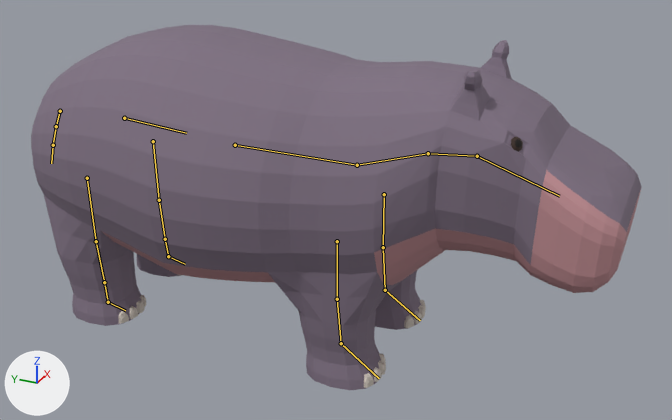
Two versions of the glTF model creatures/experiments/boxmodel/abc/t7x/zoo/hippo/stage4/hippo.glb, one commit apart.
Both versions are drawn from a 50 mm camera at (-4.0, -1.93, 2.73) aimed at (0.03, -0.11, 0.72). Every picture has the same lights, and +X, +Y and +Z are marked at lower left. The first picture is the older version. Both versions are drawn at frame 27 of the action 'attack'; the numbers are the values there. The bones that change, and the others that lie on the model, are drawn over the model as lines.

Objects in the first picture: 'body', 'piece_nails' and 1 more.
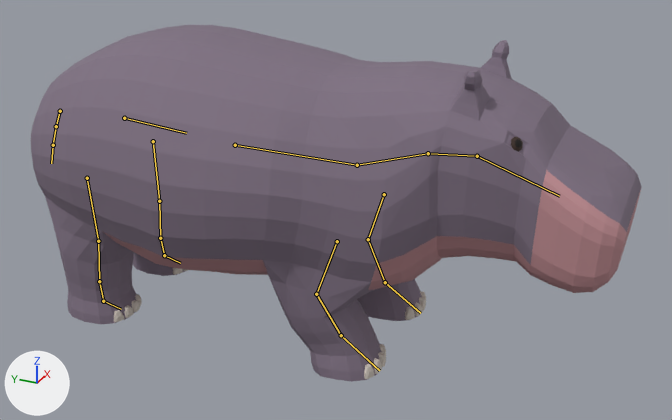
Location of each change, [x1, y1, x2, y2] in pixels of the pictures (672 x 420 px):
'body', posed: before [31, 25, 642, 390]; after [31, 25, 642, 382]
'piece_nails', posed: before [118, 274, 426, 388]; after [114, 268, 426, 379]
bone 'upperarm.L', root to tip: before (384, 194) to (383, 247); after (384, 194) to (368, 239)
bone 'forearm.L', root to tip: before (383, 247) to (385, 290); after (368, 239) to (385, 282)
bone 'hand.L', root to tip: before (385, 290) to (420, 320); after (385, 282) to (420, 313)
bone 'upperarm.R', root to tip: before (337, 241) to (337, 299); after (337, 241) to (316, 294)
bone 'forearm.R', root to tip: before (337, 299) to (341, 343); after (316, 294) to (341, 335)
bone 'hand.R', root to tip: before (341, 343) to (379, 378); after (341, 335) to (379, 370)
bone 'thigh.L', root to tip: before (153, 141) to (159, 200); after (153, 141) to (159, 201)
bone 'shin.L', root to tip: before (159, 200) to (165, 239); after (159, 201) to (160, 238)
bone 'foot.L', root to tip: before (165, 239) to (168, 256); after (160, 238) to (164, 255)
bone 'thigh.R', root to tip: before (87, 178) to (96, 241); after (87, 178) to (98, 241)
bone 'shin.R', root to tip: before (96, 241) to (104, 282); after (98, 241) to (99, 281)
bone 'foot.R', root to tip: before (104, 282) to (108, 302); after (99, 281) to (103, 301)

The change in detail:
Bone 'upperarm.L' (bone_upperarm_l) turns from (0, 0, 0) to (-18, 1, 5) degrees about its own x, y and z.
Bone 'forearm.L' (bone_forearm_l) turns from (0, 0, 0) to (42, 4, -10) degrees about its own x, y and z.
Bone 'hand.L' (bone_hand_l) turns from (0, 0, 0) to (-23, 6, 3) degrees about its own x, y and z.
Bone 'upperarm.R' (bone_upperarm_r) turns from (0, 0, 0) to (-18, -1, -5) degrees about its own x, y and z.
Bone 'forearm.R' (bone_forearm_r) turns from (0, 0, 0) to (42, -4, 10) degrees about its own x, y and z.
Bone 'hand.R' (bone_hand_r) turns from (0, 0, 0) to (-23, -6, -3) degrees about its own x, y and z.
Bone 'thigh.L' (bone_thigh_l) turns from (0, 0, 0) to (1, 0, -2) degrees about its own x, y and z.
Bone 'shin.L' (bone_shin_l) turns from (0, 0, 0) to (-10, 0, 4) degrees about its own x, y and z.
Bone 'foot.L' (bone_foot_l) turns from (0, 0, 0) to (9, 0, -2) degrees about its own x, y and z.
Bone 'thigh.R' (bone_thigh_r) turns from (0, 0, 0) to (1, 0, 2) degrees about its own x, y and z.
Bone 'shin.R' (bone_shin_r) turns from (0, 0, 0) to (-10, 0, -4) degrees about its own x, y and z.
Bone 'foot.R' (bone_foot_r) turns from (0, 0, 0) to (9, 0, 2) degrees about its own x, y and z.
